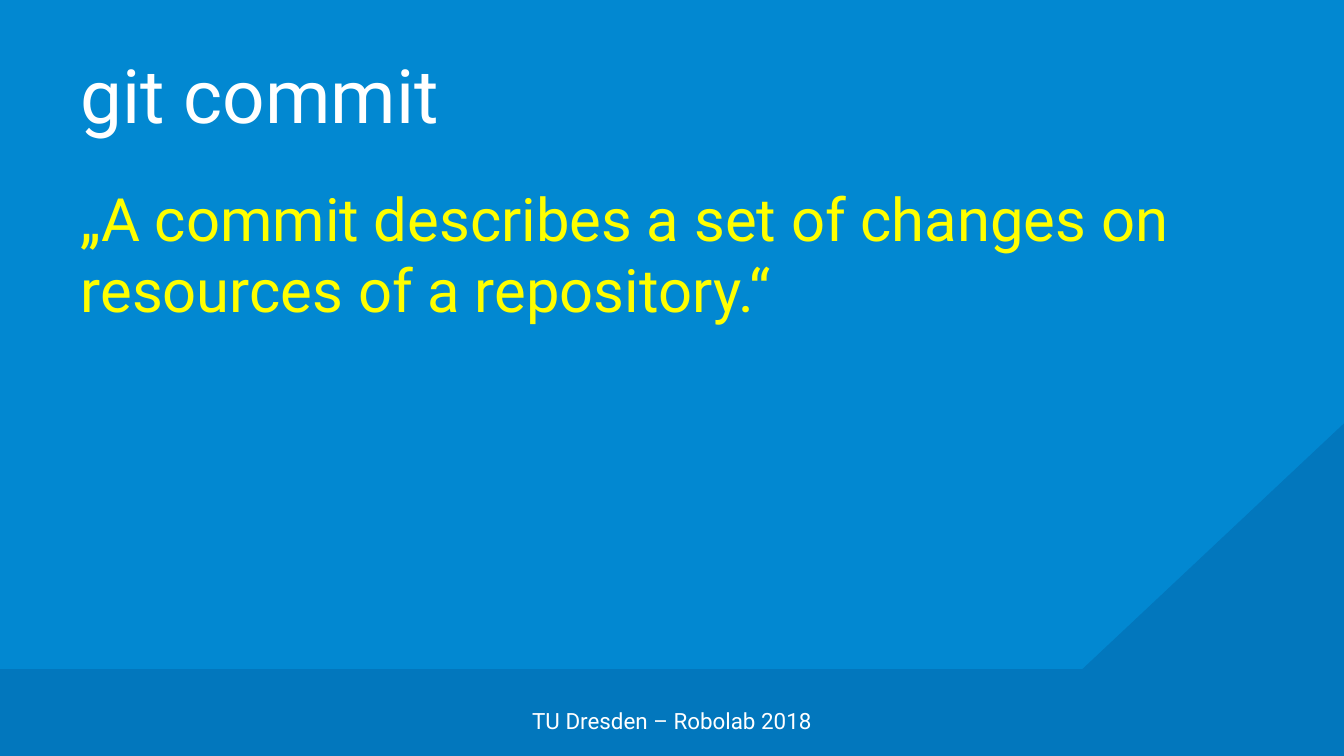
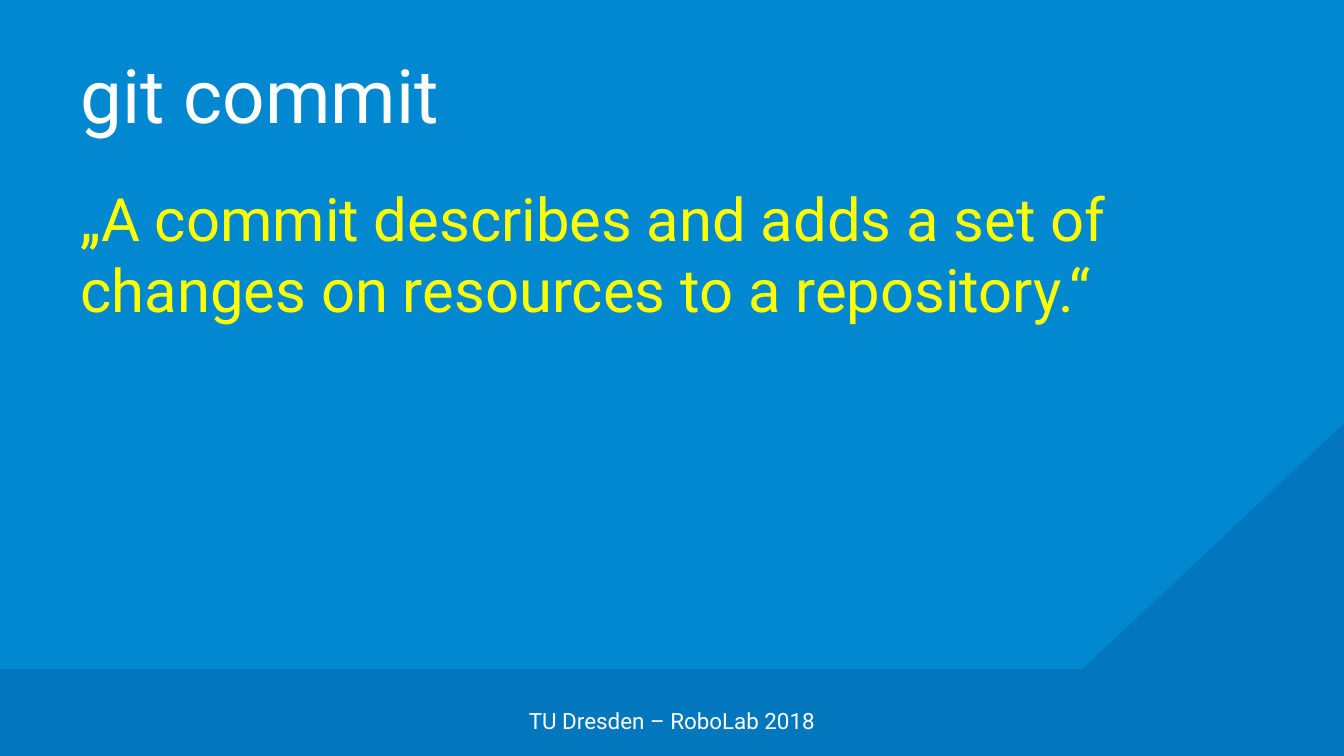
Before and after one commit to edisontrent1337/gitslides, a slide deck: slide 19 of Git.pptx (slide 17 before the commit). Drawn at 1344x756 pixels with LibreOffice and Linux fonts; fonts in the diff are those of the drawing; background and template pictures are left out. Boxes give left, top, right and bottom in pixels: in the first picture for what was removed or moved away, otherwise in the second. Text is boxed around its words. In the diff, an @@ line names an element or a change of style, - is before the commit and + after.

```diff
--- a/Git.pptx
+++ b/Git.pptx
@@ text at box(81, 195, 1106, 325): text changed @@
-„A commit describes a set of changes on resources of a repository.“
+„A commit describes and adds a set of changes on resources to a repository.“
@@ text at box(529, 712, 814, 730): text changed @@
-TU Dresden – Robolab 2018
+TU Dresden – RoboLab 2018
```
Also in this commit, not shown: 28 other slides changed, 21 slides added, 1 slide removed.
